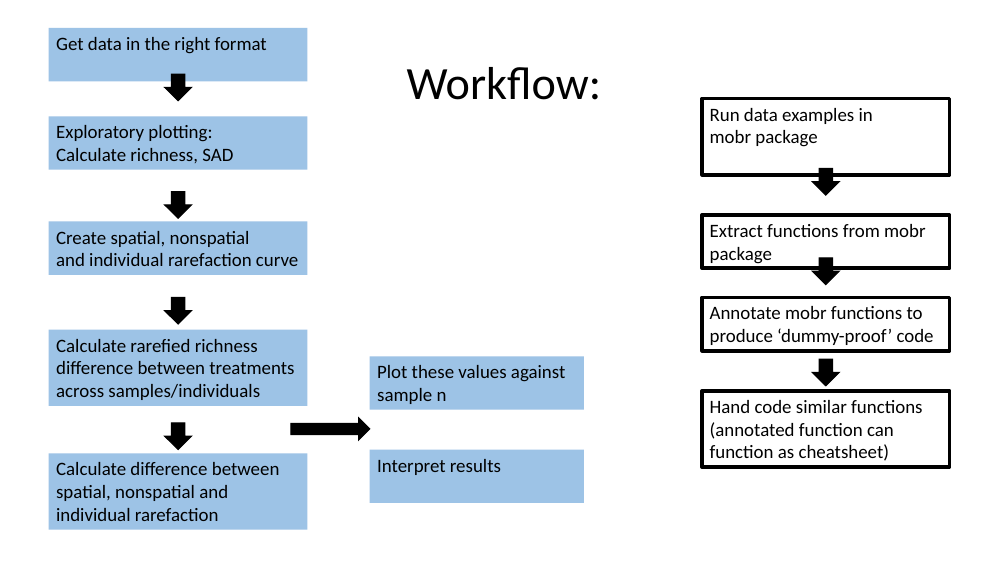
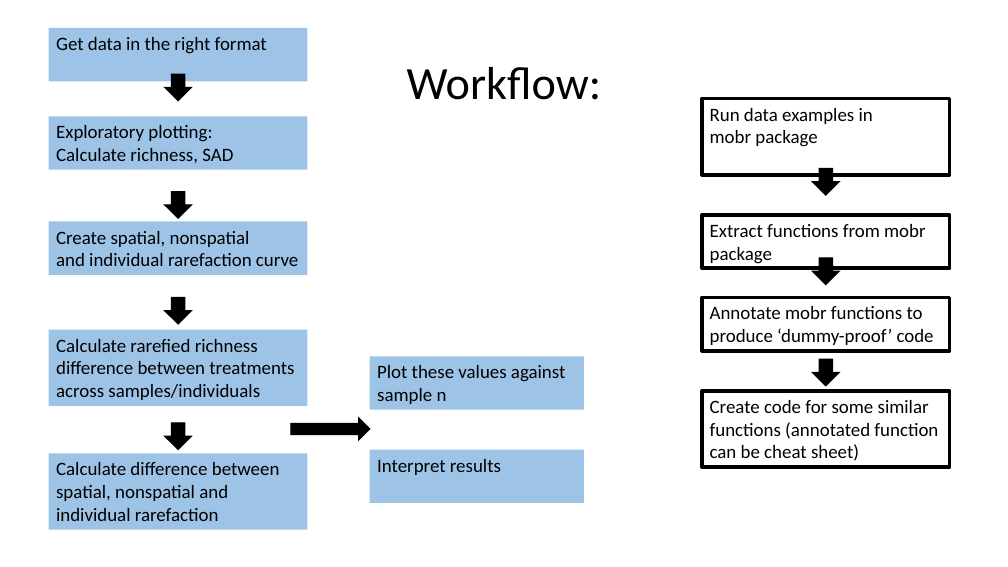
Before and after one commit to tielens/classBIOL709B, a slide deck: slide 10 of Presentation workflow draft 709b.pptx (slide 9 before the commit). Drawn at 1008x567 pixels with LibreOffice and Linux fonts; fonts in the diff are those of the drawing. Boxes give left, top, right and bottom in pixels: in the first picture for what was removed or moved away, otherwise in the second. Text is boxed around its words. In the diff, an @@ line names an element or a change of style, - is before the commit and + after.

Commit message:
presentation last edits

```diff
--- a/Presentation workflow draft 709b.pptx
+++ b/Presentation workflow draft 709b.pptx
@@ text in rectangle at box(710, 400, 938, 461): text changed @@
-Hand code similar functions (annotated function can function as cheatsheet)
+Create code for some similar functions (annotated function can be cheat sheet)
```
Also in this commit, not shown: 4 other slides changed, 3 slides added.
